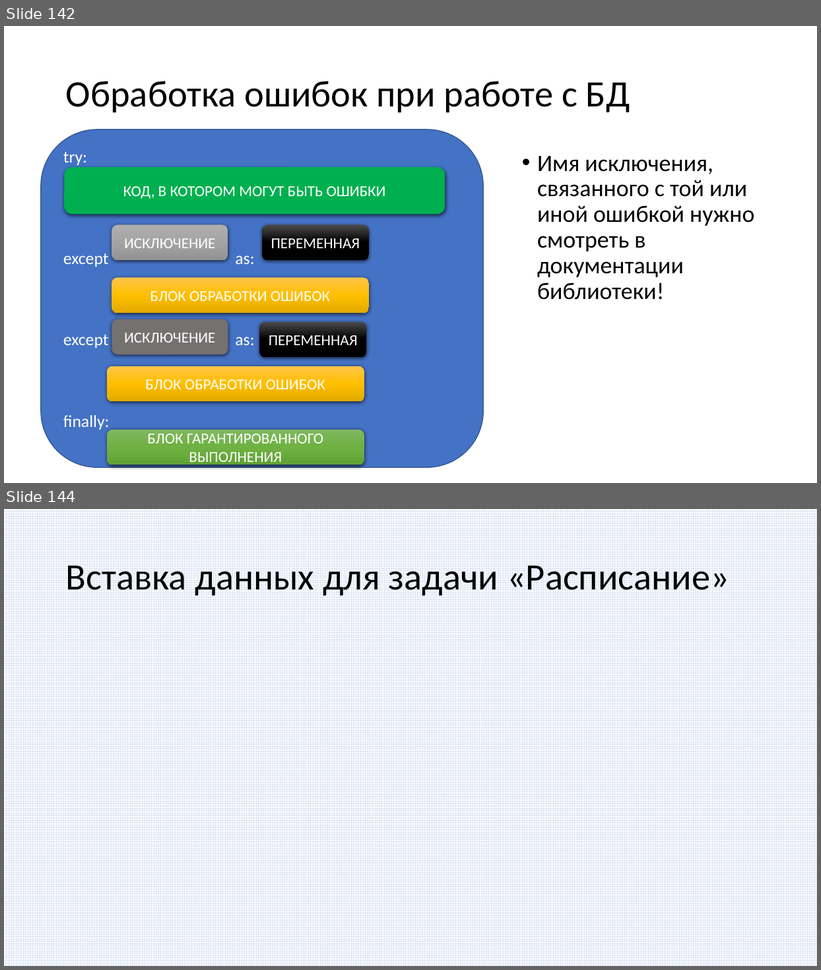
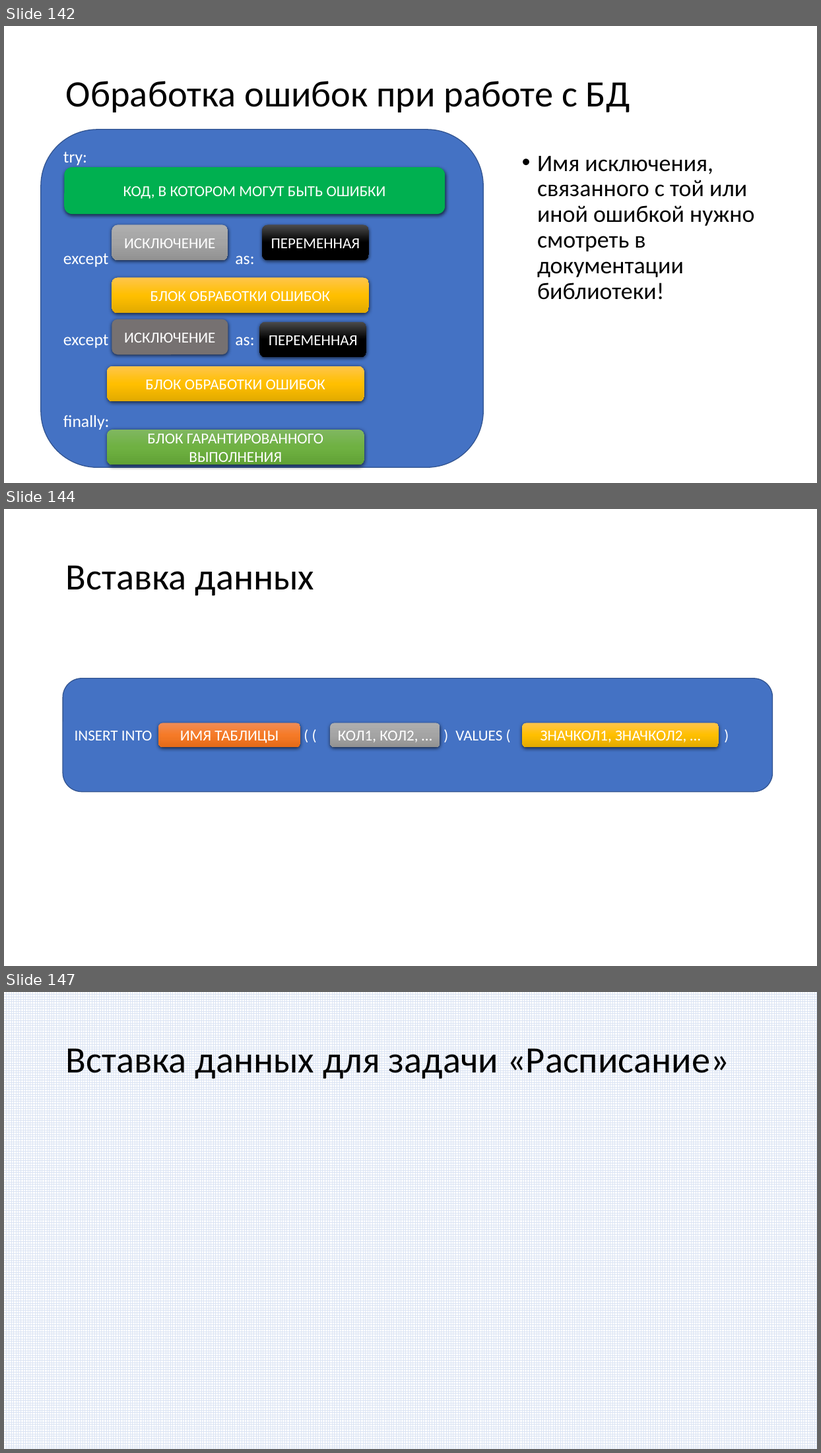
Before and after one commit to paveltsytovich/telegram-course, a slide deck: Presentation/Разработка ботов для телеграмм на Python.pptx. Shown one above the other, each under a label of ours: slides 142 and 144 before the commit, slides 142, 144 and 147 after it; the slides between them are not shown. The pictures are 821x970 and 821x1453 pixels, drawn with LibreOffice and Linux fonts; fonts in the diff are those of the drawing. Boxes give left, top, right and bottom in pixels: in the first picture for what was removed or moved away, otherwise in the second. Text is boxed around its words. In the diff, an @@ line names an element or a change of style, - is before the commit and + after.

Commit message:
SQL-иньекции + вставка данных

```diff
--- a/Presentation/Разработка ботов для телеграмм на Python.pptx
+++ b/Presentation/Разработка ботов для телеграмм на Python.pptx
@@ slide 144 added at (4,509,817,966), background #FFFFFF @@
@@ title added at (66,565,314,596), 44 pt, text #000000 @@
+Вставка данных
@@ rounded rectangle added at (63,679,773,792), fill #4472C4, outline #325491 1 pt, 18 pt, text #FFFFFF @@
+INSERT INTO ( ( ) VALUES ( )
@@ rounded rectangle added at (158,723,300,747), fill gradient #F18C57 to #F67B28 to #E56C19, 18 pt, text #FFFFFF @@
+ИМЯ ТАБЛИЦЫ
@@ rounded rectangle added at (330,723,440,747), fill gradient #AFAFAF to #A5A5A5 to #939393, 18 pt, text #FFFFFF @@
+КОЛ1, КОЛ2, …
@@ rounded rectangle added at (523,723,719,747), fill gradient #FFC64B to #FFC000 to #E3AB00, 18 pt, text #FFFFFF @@
+ЗНАЧКОЛ1, ЗНАЧКОЛ2, …
@@ what was slide 144 is now slide 147 @@
```
Also in this commit, not shown: 1 slide changed, 2 other slides added.
